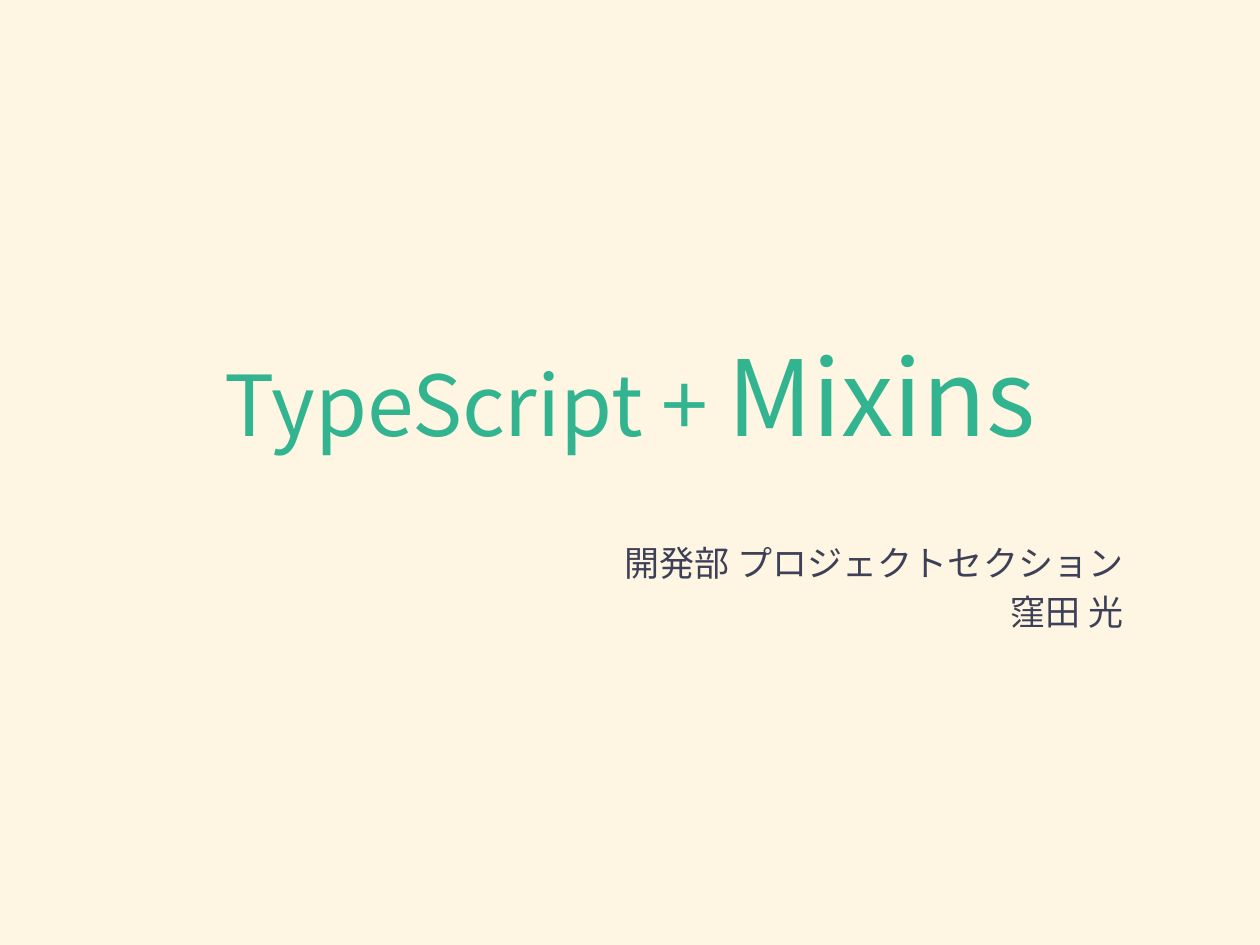
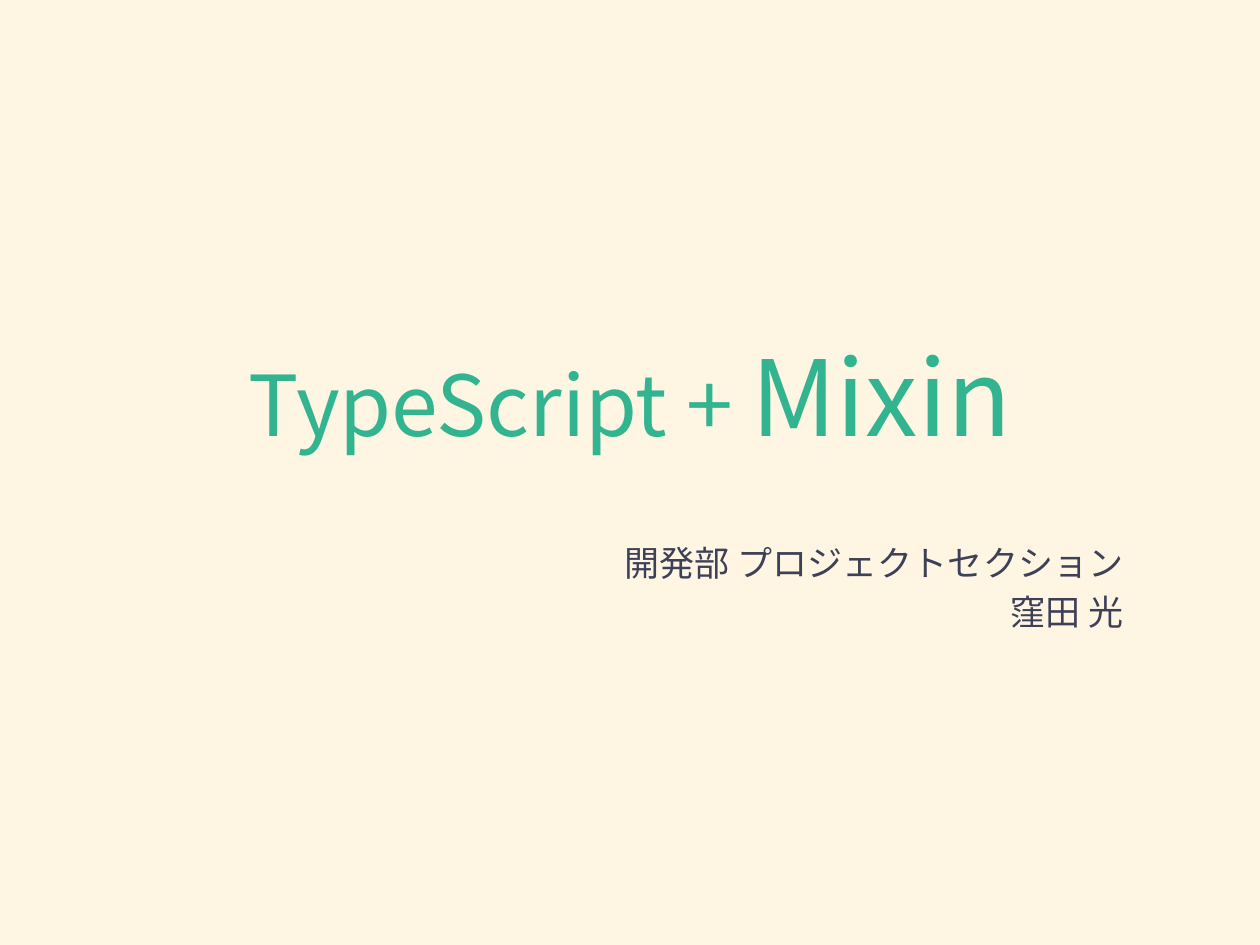
Before and after one commit to Hikari-Kubota/sandbox-todo-ts-angular, a slide deck: slide 1 of typescript/typescript_mixins.pptx. Drawn at 1260x945 pixels with LibreOffice and Linux fonts; fonts in the diff are those of the drawing. Boxes give left, top, right and bottom in pixels: in the first picture for what was removed or moved away, otherwise in the second. Text is boxed around its words. In the diff, an @@ line names an element or a change of style, - is before the commit and + after.

Commit message:
Modify typescript_mixins

```diff
--- a/typescript/typescript_mixins.pptx
+++ b/typescript/typescript_mixins.pptx
@@ title at <box>249,354,1011,456</box>: text changed @@
-TypeScript + Mixins
+TypeScript + Mixin
```
Also in this commit, not shown: 8 slides added, 3 other files.
